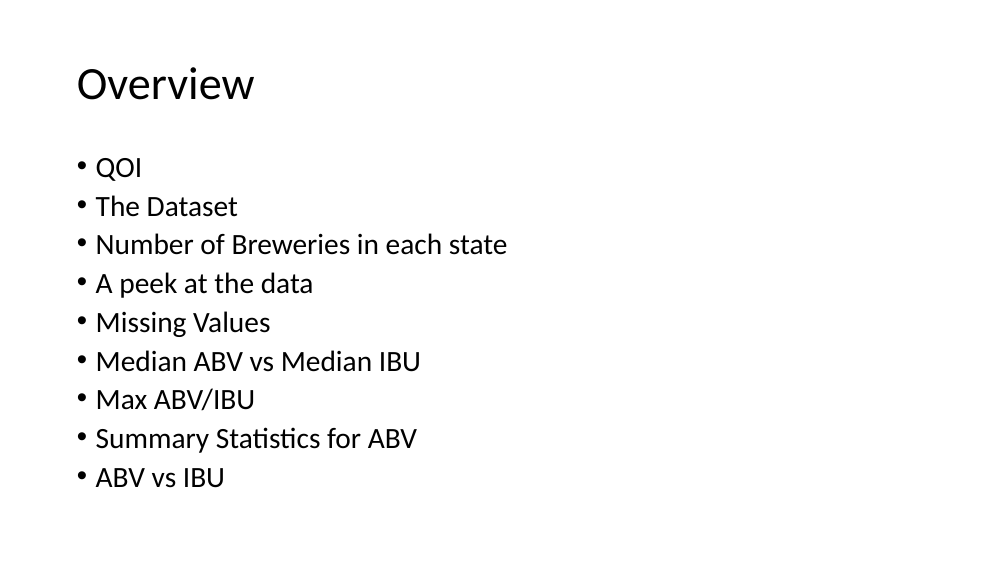
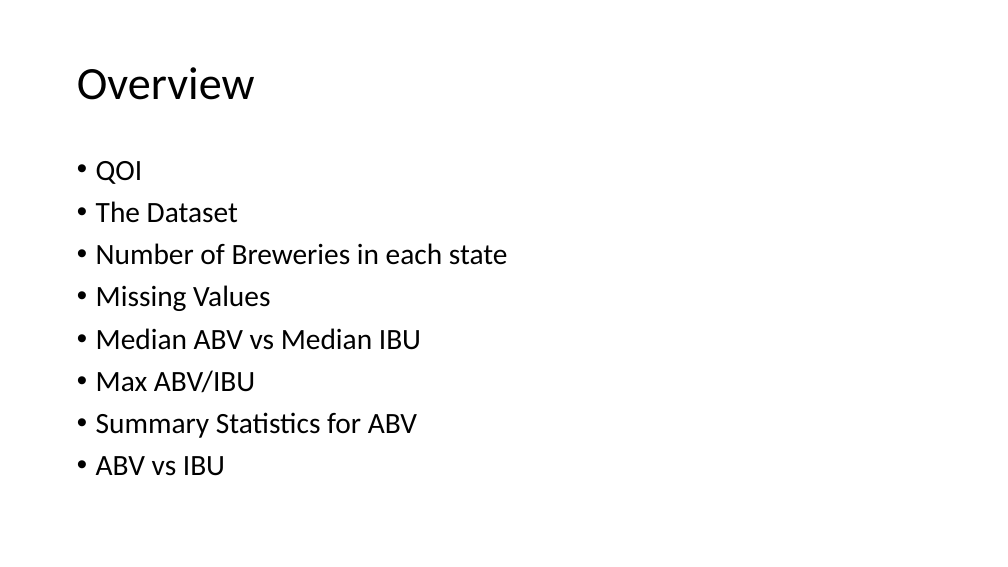
Before and after one commit to RiccoFerraro/dds_case_study_1, a slide deck: slide 2 of Beers_and_Breweries.pptx. Drawn at 1008x567 pixels with LibreOffice and Linux fonts; fonts in the diff are those of the drawing. Boxes give left, top, right and bottom in pixels: in the first picture for what was removed or moved away, otherwise in the second. Text is boxed around its words. In the diff, an @@ line names an element or a change of style, - is before the commit and + after.

```diff
--- a/Beers_and_Breweries.pptx
+++ b/Beers_and_Breweries.pptx
@@ text "QOI" at bbox=[96, 161, 508, 476]: line spacing 0.8 to 0.9 @@
@@ text at bbox=[96, 272, 314, 298]: paragraph removed @@
-• A peek at the data
```
Also in this commit, not shown: 11 other slides changed, 1 slide added, 1 other file.
